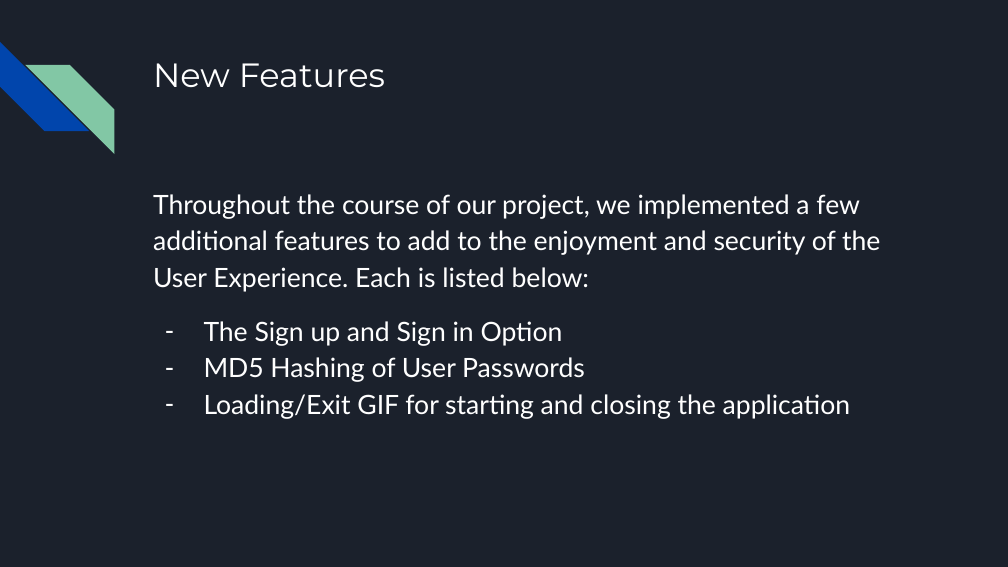
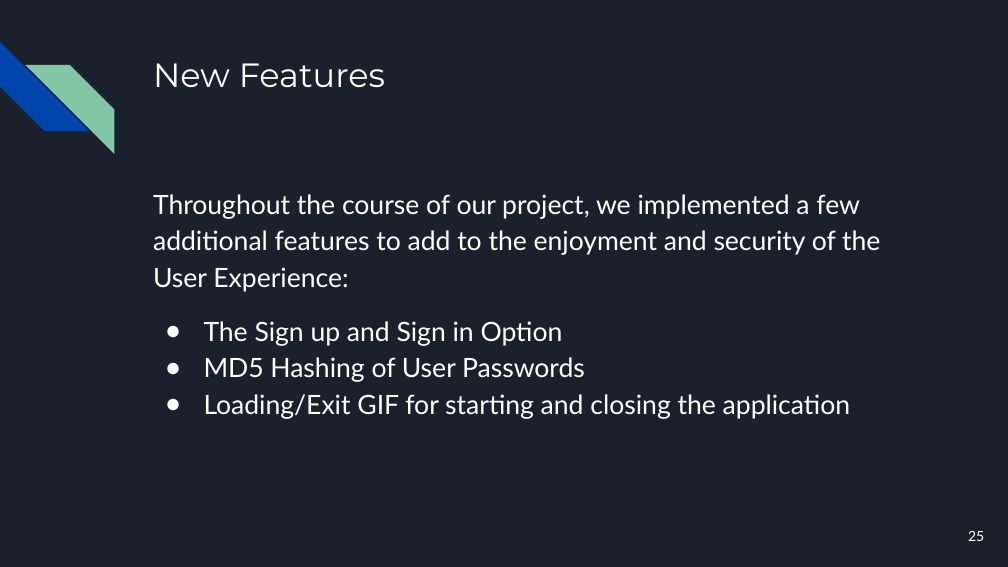
Before and after one commit to acompsec1/CSCI-2210-Java-Warehouse-Managment-System, a slide deck: slide 25 of The Knicks Java Final Project Presentation.pptx. Drawn at 1008x567 pixels with LibreOffice and Linux fonts; fonts in the diff are those of the drawing. Boxes give left, top, right and bottom in pixels: in the first picture for what was removed or moved away, otherwise in the second. Text is boxed around its words. In the diff, an @@ line names an element or a change of style, - is before the commit and + after.

Commit message:
Addition of Project Report PDF and Updated Presentation Slides

```diff
--- a/The Knicks Java Final Project Presentation.pptx
+++ b/The Knicks Java Final Project Presentation.pptx
@@ text at bbox=[153, 194, 880, 292]: text changed @@
-Throughout the course of our project, we implemented a few additional features to add to the enjoyment and security of the User Experience. Each is listed below:
+Throughout the course of our project, we implemented a few additional features to add to the enjoyment and security of the User Experience:
@@ page number added at bbox=[968, 531, 984, 541], 10 pt, text #FFFFFF @@
+25
```
Also in this commit, not shown: 29 other slides changed, 1 slide added, 1 slide removed, 1 other file.
